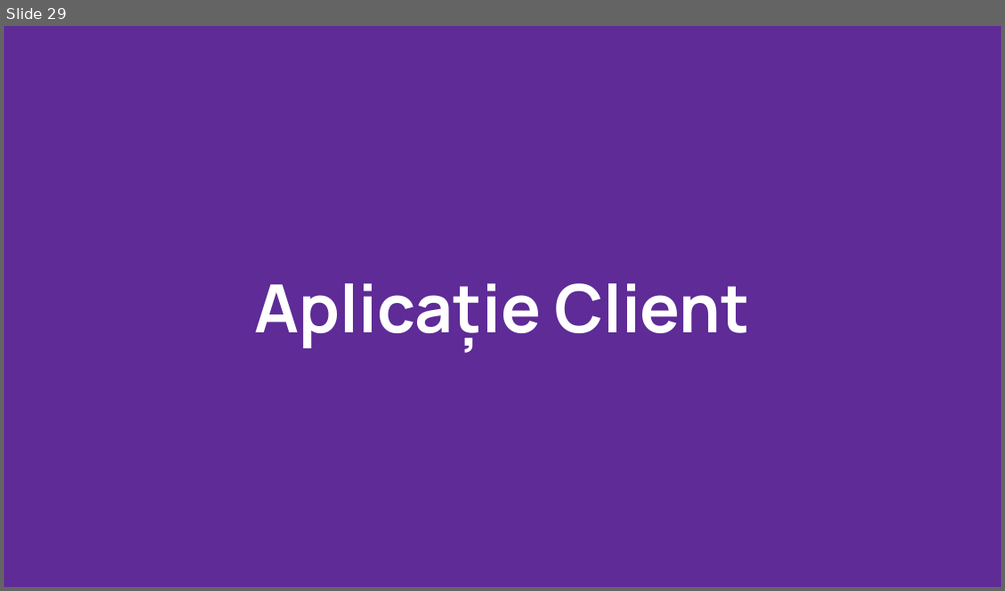
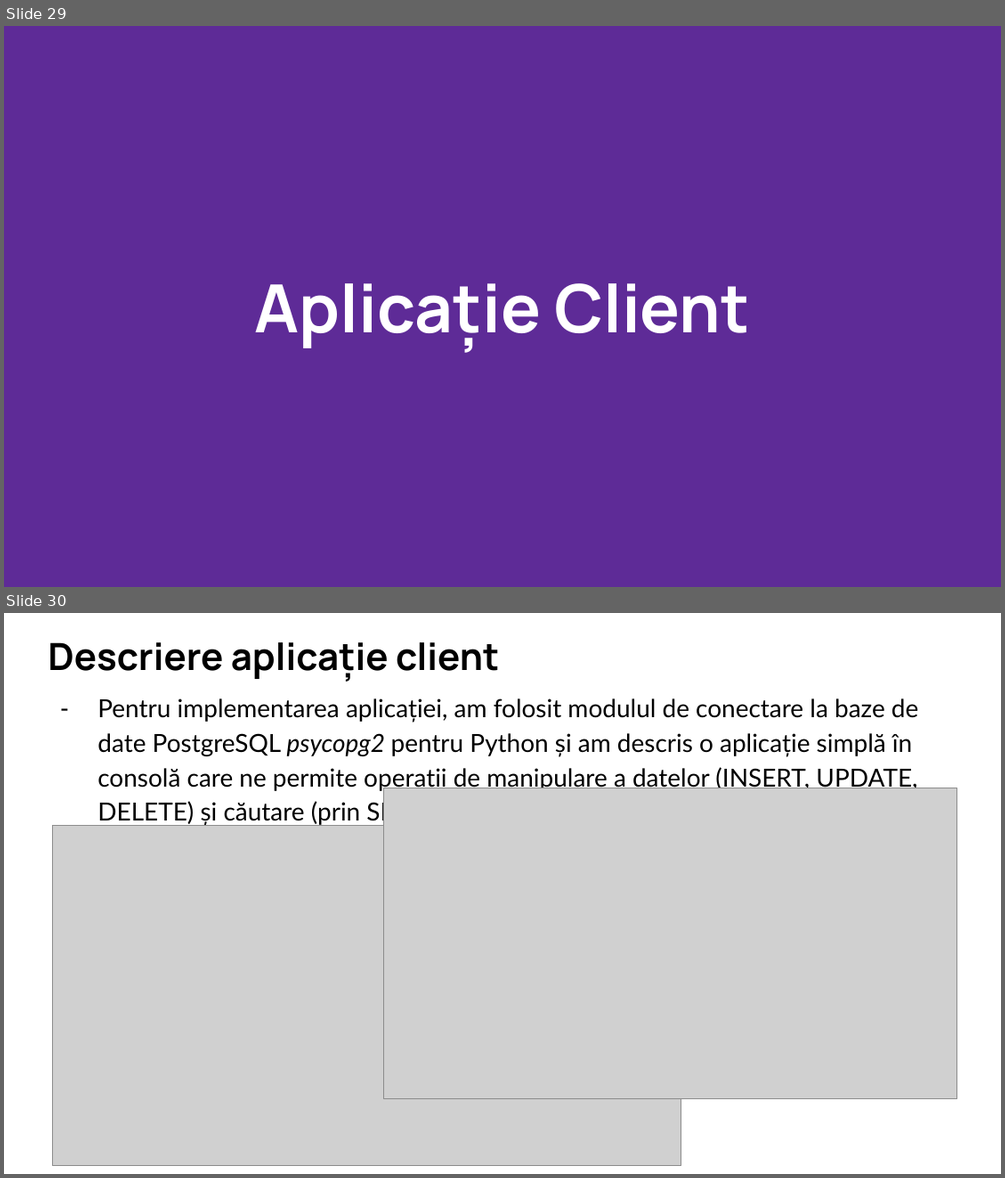
Before and after one commit to kyorri/database-project, a slide deck: Proiect BD - Muzeu mașini de colecție.pptx. Shown one above the other, each under a label of ours: slide 29 before the commit, slides 29 and 30 after it. The pictures are 1005x591 and 1005x1178 pixels, drawn with LibreOffice and Linux fonts; fonts in the diff are those of the drawing; grey boxes stand for pictures. Boxes give left, top, right and bottom in pixels: in the first picture for what was removed or moved away, otherwise in the second. Text is boxed around its words. In the diff, an @@ line names an element or a change of style, - is before the commit and + after.

```diff
--- a/Proiect BD - Muzeu mașini de colecție.pptx
+++ b/Proiect BD - Muzeu mașini de colecție.pptx
@@ slide 30 added at (4,613,1001,1174), background #FFFFFF @@
@@ title added at (48,642,499,681), 27 pt, text #000000, bold @@
+Descriere aplicație client
@@ text added at (97,698,918,826), 18 pt, text #000000 @@
+– Pentru implementarea aplicației, am folosit modulul de conectare la baze de date PostgreSQL psycopg2 pentru Python și am descris o aplicație simplă în consolă care ne permite operații de manipulare a datelor (INSERT, UPDATE, DELETE) și căutare (prin SELECT).
@@ picture added at (384,788,956,1098) @@
@@ picture added at (53,826,680,1165) @@
```
Also in this commit, not shown: 1 slide changed, 1 other slide added, 1 slide removed, 3 other files.
